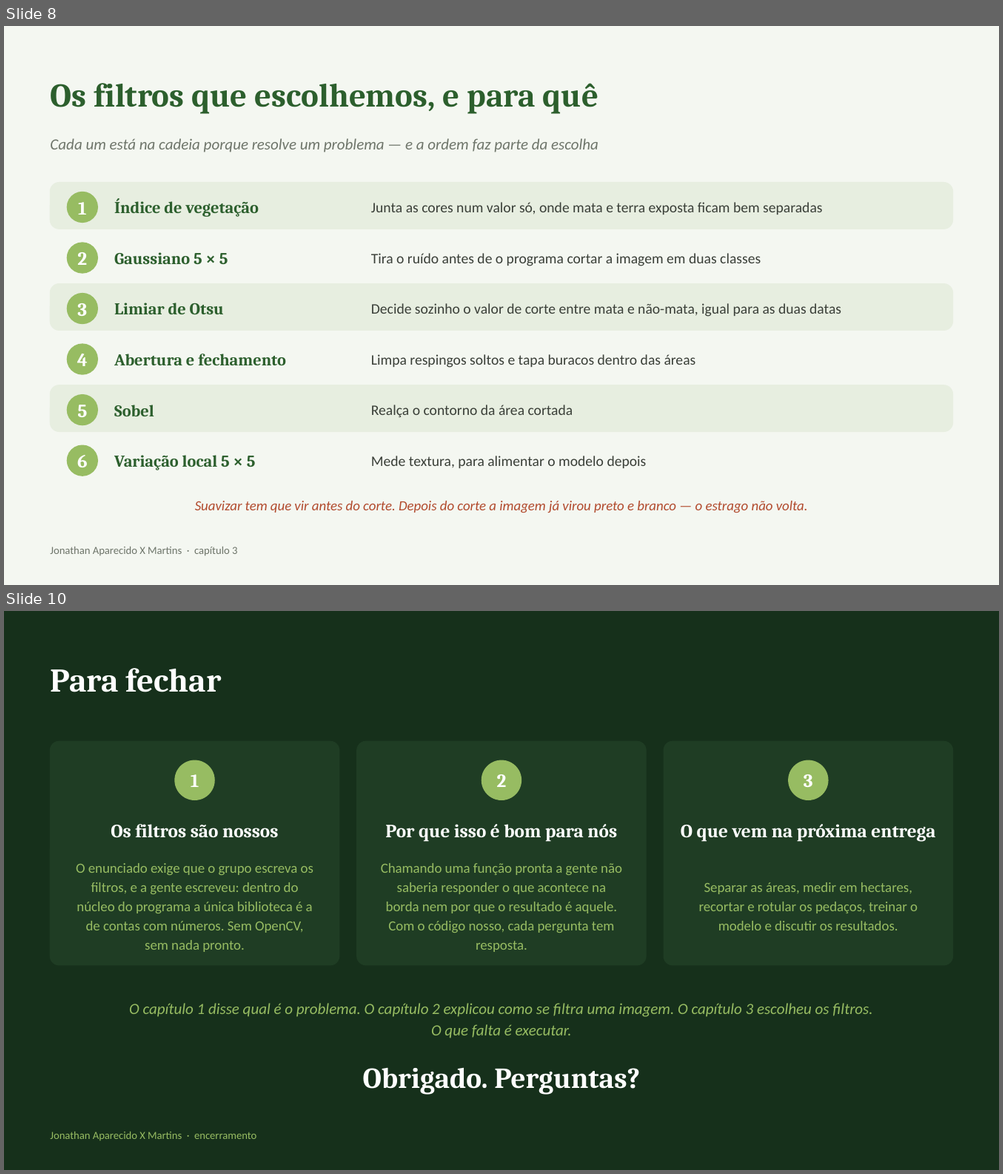
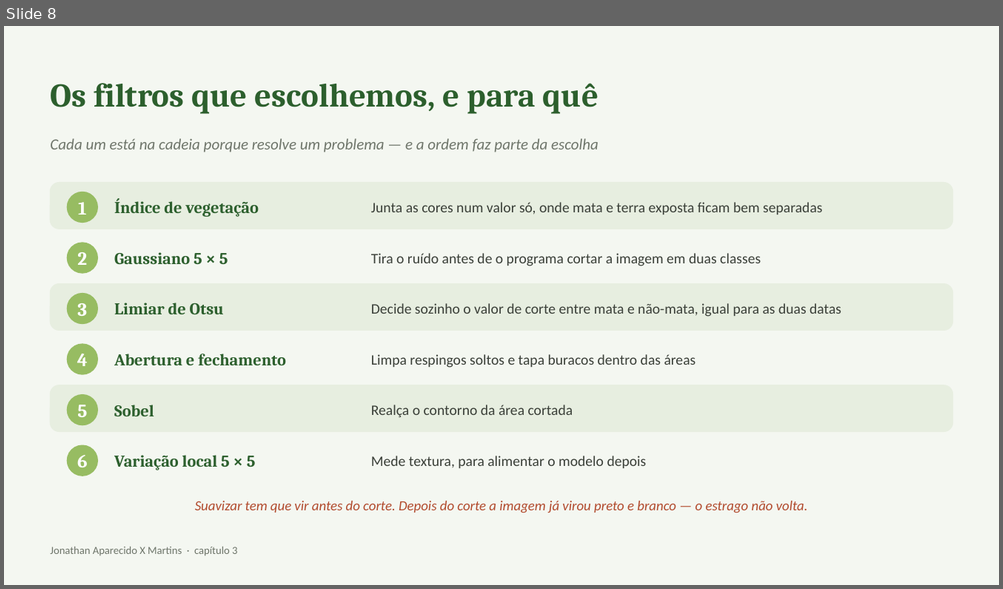
Before and after one commit to DevAndreMassarente/aps-desmatamento-satelite, a slide deck: entrega/apresentacao-qualificacao.pptx. Shown one above the other, each under a label of ours: slides 8 and 10 before the commit, slide 8 after it; the slides between them are not shown. The pictures are 1003x1174 and 1003x589 pixels, drawn with LibreOffice and Linux fonts; fonts in the diff are those of the drawing. Boxes give left, top, right and bottom in pixels: in the first picture for what was removed or moved away, otherwise in the second. Text is boxed around its words. In the diff, an @@ line names an element or a change of style, - is before the commit and + after.

```diff
--- a/entrega/apresentacao-qualificacao.pptx
+++ b/entrega/apresentacao-qualificacao.pptx
@@ slide 10 removed at [4, 611, 999, 1170], background #16301B @@
@@ text removed at [50, 668, 222, 692] @@
-Para fechar
@@ rounded rectangle removed at [51, 741, 339, 965] @@
@@ rounded rectangle removed at [357, 741, 646, 965] @@
@@ rounded rectangle removed at [663, 741, 952, 965] @@
@@ ellipse removed at [175, 760, 215, 800] @@
@@ ellipse removed at [481, 760, 522, 800] @@
@@ ellipse removed at [788, 760, 828, 800] @@
@@ text removed at [190, 775, 199, 787] @@
-1
@@ text removed at [497, 775, 506, 787] @@
-2
@@ text removed at [803, 775, 813, 787] @@
-3
@@ text removed at [111, 824, 278, 838] @@
-Os filtros são nossos
@@ text removed at [385, 824, 617, 842] @@
-Por que isso é bom para nós
@@ text removed at [680, 824, 935, 842] @@
-O que vem na próxima entrega
@@ text removed at [76, 863, 313, 952] @@
-O enunciado exige que o grupo escreva os filtros, e a gente escreveu: dentro do núcleo do programa a única biblioteca é a de contas com números. Sem OpenCV, sem nada pronto.
@@ text removed at [381, 863, 622, 952] @@
-Chamando uma função pronta a gente não saberia responder o que acontece na borda nem por que o resultado é aquele. Com o código nosso, cada pergunta tem resposta.
@@ text removed at [699, 883, 917, 931] @@
-Separar as áreas, medir em hectares, recortar e rotular os pedaços, treinar o modelo e discutir os resultados.
@@ text removed at [129, 1003, 872, 1039] @@
-O capítulo 1 disse qual é o problema. O capítulo 2 explicou como se filtra uma imagem. O capítulo 3 escolheu os filtros. O que falta é executar.
@@ text removed at [363, 1068, 640, 1095] @@
-Obrigado. Perguntas?
@@ text removed at [50, 1132, 256, 1141] @@
-Jonathan Aparecido X Martins · encerramento
```
Also in this commit, not shown: 2 slides added, 2 other slides removed, 10 other files.
